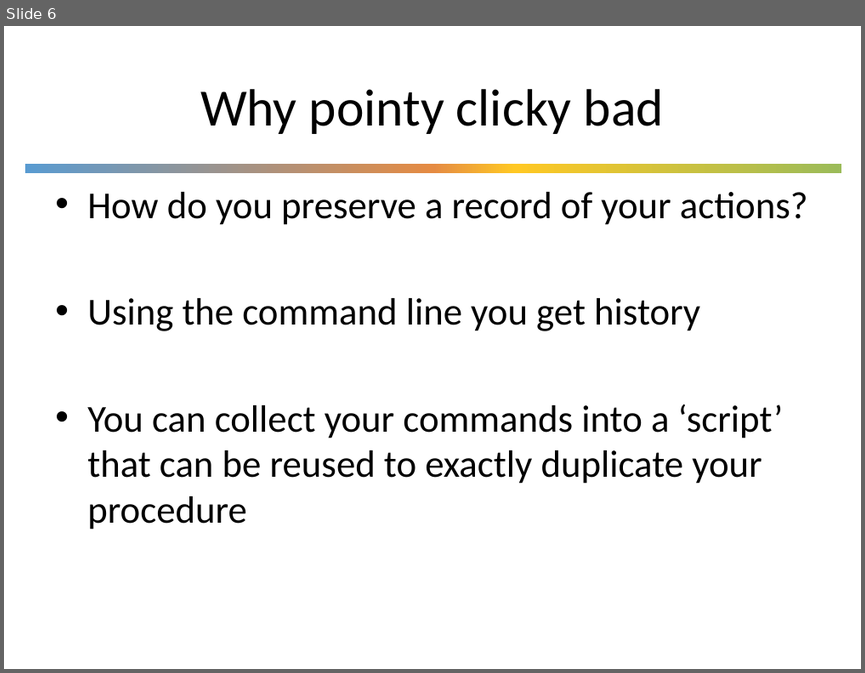
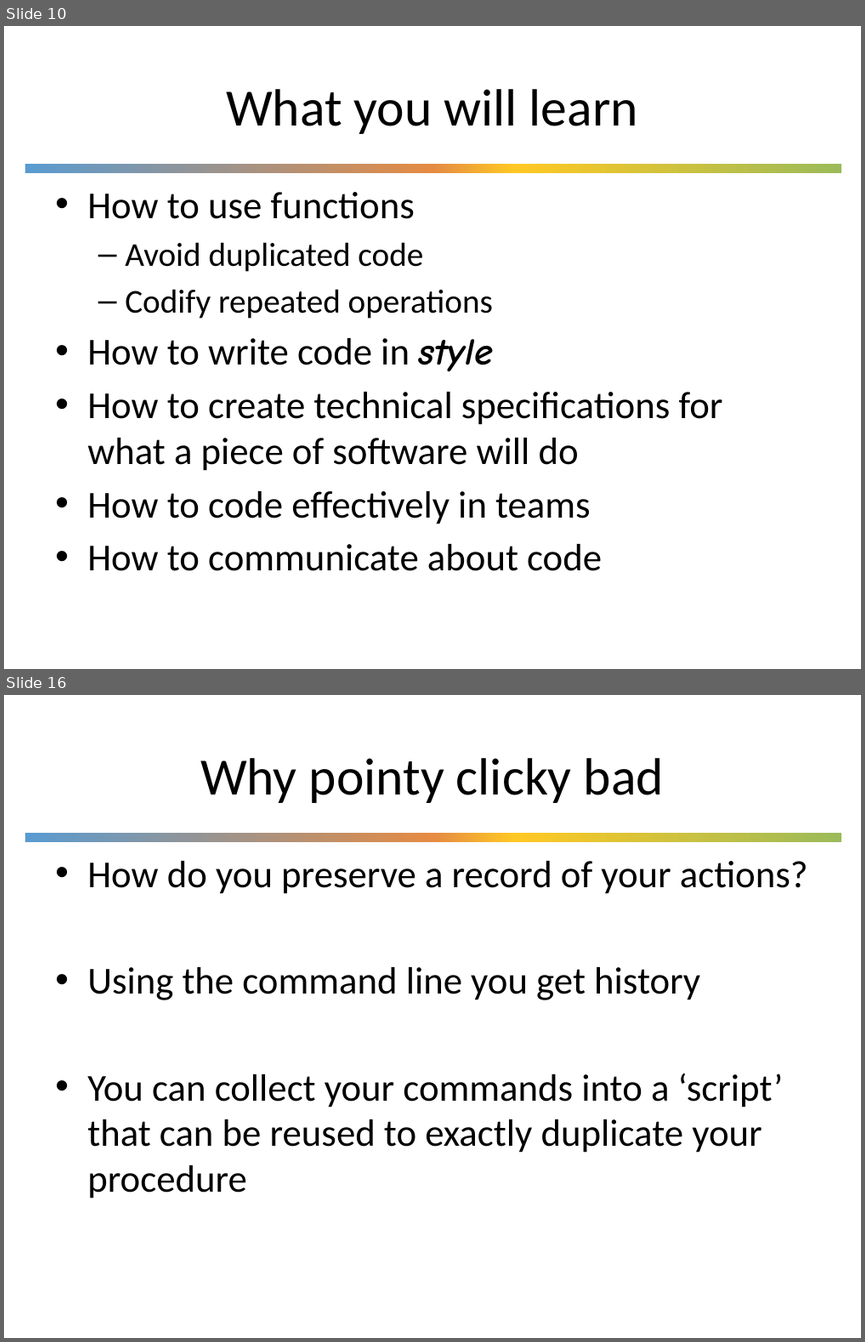
Before and after one commit to UWDIRECT/UWDIRECT.github.io, a slide deck: Wi21_content/SEDS/L1.1.Command_Line.pptx. Shown one above the other, each under a label of ours: slide 6 before the commit, slides 10 and 16 after it; the slides between them are not shown. The pictures are 865x673 and 865x1342 pixels, drawn with LibreOffice and Linux fonts; fonts in the diff are those of the drawing; background and template pictures are left out. Boxes give left, top, right and bottom in pixels: in the first picture for what was removed or moved away, otherwise in the second. Text is boxed around its words. In the diff, an @@ line names an element or a change of style, - is before the commit and + after.

```diff
--- a/Wi21_content/SEDS/L1.1.Command_Line.pptx
+++ b/Wi21_content/SEDS/L1.1.Command_Line.pptx
@@ slide 10 added at (4, 26, 861, 669), background #FFFFFF; not listed: 1 template element that a slide beside it also shows @@
@@ title added at (226, 89, 638, 134), 44 pt, text #000000 @@
+What you will learn
@@ text added at (87, 192, 723, 571), 32 pt, text #000000 @@
+• How to use functions
+  – Avoid duplicated code
+  – Codify repeated operations
+• How to write code in style
+• How to create technical specifications for what a piece of software will do
+• How to code effectively in teams
+• How to communicate about code
@@ what was slide 6 is now slide 16 @@
```
Also in this commit, not shown: 1 slide changed, 13 other slides added, 2 slides removed.
